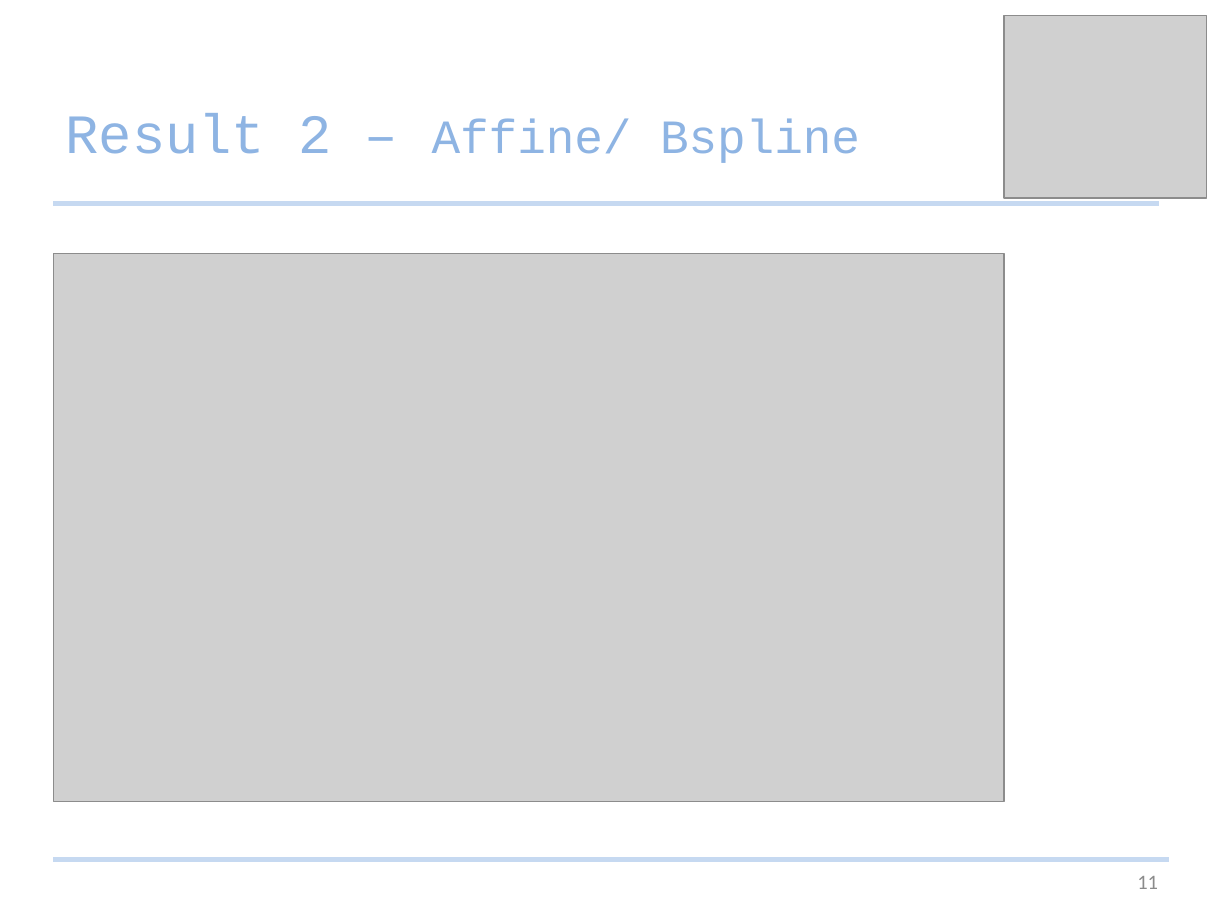
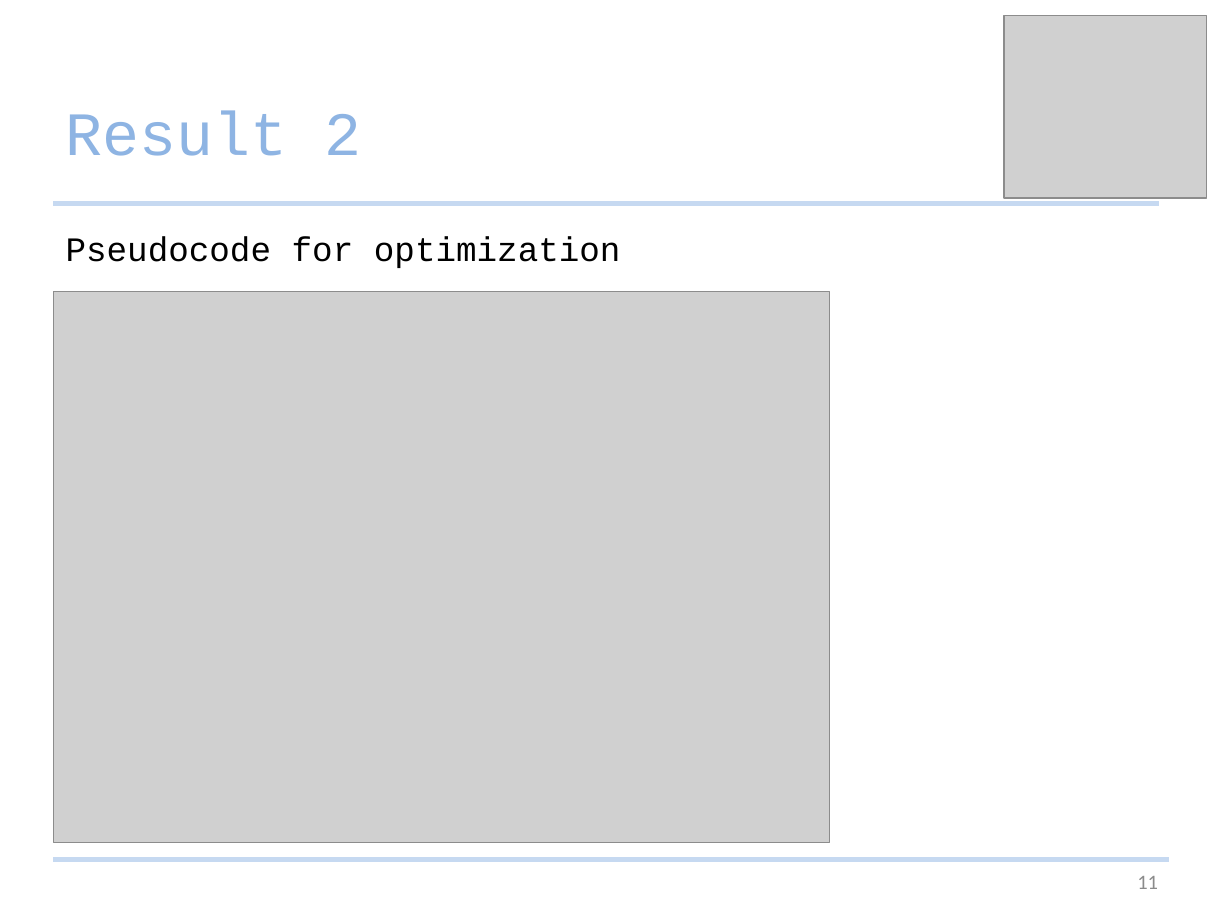
Before and after one commit to Studijacob/MIALab, a slide deck: slide 11 of wd/Documentation/MIALab presentation.pptx. Drawn at 1232x924 pixels with LibreOffice and Linux fonts; fonts in the diff are those of the drawing; grey boxes stand for pictures. Boxes give left, top, right and bottom in pixels: in the first picture for what was removed or moved away, otherwise in the second. Text is boxed around its words. In the diff, an @@ line names an element or a change of style, - is before the commit and + after.

```diff
--- a/wd/Documentation/MIALab presentation.pptx
+++ b/wd/Documentation/MIALab presentation.pptx
@@ title at bbox=[66, 111, 361, 156]: text changed; size 27.9 to 36 pt @@
-Result 2 – Affine/ Bspline
+Result 2
@@ rectangle added at bbox=[53, 221, 945, 275], fill #FFFFFF, outline #FFFFFF 0.75 pt, 20 pt, text #000000 @@
+Pseudocode for optimization
@@ picture: place and size @@
-picture at bbox=[53, 253, 1004, 801]
+picture at bbox=[53, 291, 829, 841]
```
Also in this commit, not shown: 10 other slides changed, 5 slides added, 2 slides removed.
